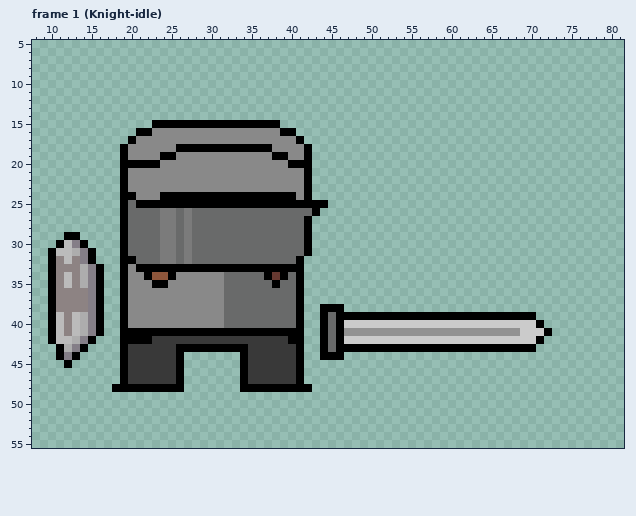
A pixel-art file gets an edit: Assets/Art/aseprite_backup/character.aseprite. This is how it looked before the edit.
91x61 pixels, 54 frames. Shown: frame 1 (Knight-idle): x 8..81, y 5..55. The commit also changed other frames, which this record leaves out.
Once edited:
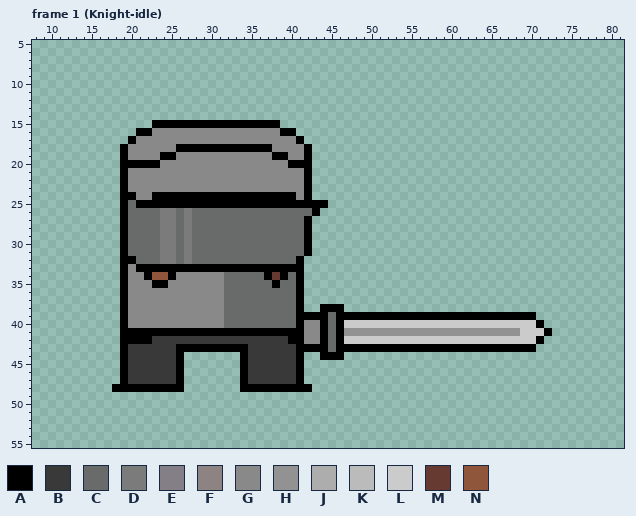
Palette (. is transparent): A #000000  B #393939  C #696a6a  D #7b7b7b  E #847e87  F #8d8383  G #898989  H #929292  J #adadad  K #bbbbbb  L #cbcbcb  M #663931  N #8f563b
Change:
layer "hand" added
layer "shield" now hidden
--- frame 1 (Knight-idle)
@@ x 21..25 @@
 23 GGGGG
-24 GGGAA
+24 GGAAA
 25 AAAAA
@@ x 8..45 @@
 28 ...........ACCCCDDCDCCCCCCCCCCCCCCA...
-29 ....AA.....ACCCCDDCDCCCCCCCCCCCCCCA...
-30 ...AKEA....ACCCCDDCDCCCCCCCCCCCCCCA...
-31 ..AKKJEA...ACCCCDDCDCCCCCCCCCCCCCCA...
-32 ..AFKFEA...AACCCDDCDCCCCCCCCCCCCCA....
-33 ..AFFFJEA..AGAAAAAAAAAAAAAAAAAAAAA....
-34 ..AFKFJEA..AGGANNAGGGGGGCCCCCAMACA....
-35 ..AFKFJEA..AGGGAAGGGGGGGCCCCCCACCA....
-36 ..AFFFFEA..AGGGGGGGGGGGGCCCCCCCCCA....
-37 ..AFFFFEA..AGGGGGGGGGGGGCCCCCCCCCA....
-38 ..AFFFFEA..AGGGGGGGGGGGGCCCCCCCCCA..AA
-39 ..AKFKJEA..AGGGGGGGGGGGGCCCCCCCCCA..AC
-40 ..AKFKJEA..AGGGGGGGGGGGGCCCCCCCCCA..AC
-41 ..AKFKJEA..AAAAAAAAAAAAAAAAAAAAAAA..AC
-42 ..AKKJEA...AAAABBBBBBBBBBBBBBBBBAA..AC
-43 ...AJEA....ABBBBBBAAAAAAAAABBBBBBA..AC
-44 ...AEA.....ABBBBBBA.......ABBBBBBA..AA
-45 ....A......ABBBBBBA.......ABBBBBBA....
+29 ...........ACCCCDDCDCCCCCCCCCCCCCCA...
+30 ...........ACCCCDDCDCCCCCCCCCCCCCCA...
+31 ...........ACCCCDDCDCCCCCCCCCCCCCCA...
+32 ...........AACCCDDCDCCCCCCCCCCCCCA....
+33 ...........AGAAAAAAAAAAAAAAAAAAAAA....
+34 ...........AGGANNAGGGGGGCCCCCAMACA....
+35 ...........AGGGAAGGGGGGGCCCCCCACCA....
+36 ...........AGGGGGGGGGGGGCCCCCCCCCA....
+37 ...........AGGGGGGGGGGGGCCCCCCCCCA....
+38 ...........AGGGGGGGGGGGGCCCCCCCCCA..AA
+39 ...........AGGGGGGGGGGGGCCCCCCCCCAAAAC
+40 ...........AGGGGGGGGGGGGCCCCCCCCCAGGAC
+41 ...........AAAAAAAAAAAAAAAAAAAAAAAGGAC
+42 ...........AAAABBBBBBBBBBBBBBBBBAAGGAC
+43 ...........ABBBBBBAAAAAAAAABBBBBBAAAAC
+44 ...........ABBBBBBA.......ABBBBBBA..AA
+45 ...........ABBBBBBA.......ABBBBBBA....
 46 ...........ABBBBBBA.......ABBBBBBA....
Where, in picture pixels (left, top, right, bottom), the same in both pictures:
changed: (152, 192, 160, 200)
erased: (48, 232, 104, 368)
added: (304, 312, 320, 352)
